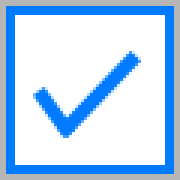
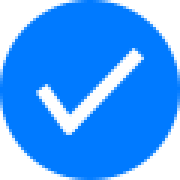
Revision of a layered 180x180 image; what changed, layer by layer:
painted on "Form 8 Kopie" over (33, 84, 78, 138)
painted on "Form 8" over (57, 48, 144, 138)
removed layer "Rechteck 1" over (6, 6, 174, 174)
renamed "Rechteck 2" to "Ellipse 1", painted on it over (0, 0, 180, 180)
